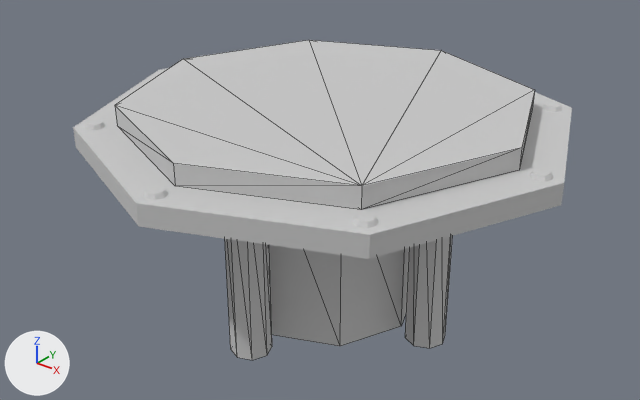
Before and after pictures for a commit that changed the FBX model Group_Project_v1.3_07-10-18/Assets/3D Assets/Traps/Static Meshes/SM_Trap_Press.FBX.
Before and after are seen from a 50 mm lens placed at (2.46, -3.15, 1.6), pointed at (-0.04, -0.03, -0.34). The lights are fixed; the arrows at lower left show +X, +Y and +Z. Mesh edges are drawn as thin lines on the coarser meshes. Objects named as collision shapes, trigger or cutter boxes, shadow casters or lower levels of detail are left out. Where no turn or scale is listed for an object, it has been applied to the vertices.

The first picture shows 'SM_Factory_Trap_Press', 'SM_Factory_Trap_PressBase', 'SM_Factory_Trap_Press_Hydraulic'.
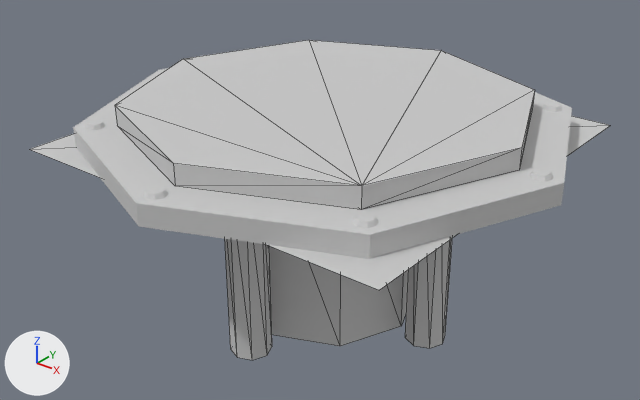
Changed parts and their boxes (x1, y1, x2, y2) in the pictures (640 x 400 px):
'SM_Factory_Trap_Shadow', added
    after: (30, 116, 610, 290)

The change, as a diff of the scene's bpy script:
```diff
--- a/Group_Project_v1.3_07-10-18/Assets/3D Assets/Traps/Static Meshes/SM_Trap_Press.FBX.py
+++ b/Group_Project_v1.3_07-10-18/Assets/3D Assets/Traps/Static Meshes/SM_Trap_Press.FBX.py
@@ me_mesh_005 @@
+me_mesh_005.from_pydata([(-1.0, -1.0, 0.0), (1.0, -1.0, 0.0), (-1.0, 1.0, 0.0), (1.0, 1.0, 0.0)], [], [(3, 2, 0), (3, 0, 1)])
+me_mesh_005.materials.append(mat_01___default)  # light grey #cacaca
@@ ob_sm_factory_trap_shadow @@
+ob_sm_factory_trap_shadow = bpy.data.objects.new('SM_Factory_Trap_Shadow', me_mesh_005)
+ob_sm_factory_trap_shadow.location = (0.0, 0.0, 0.0)
```
